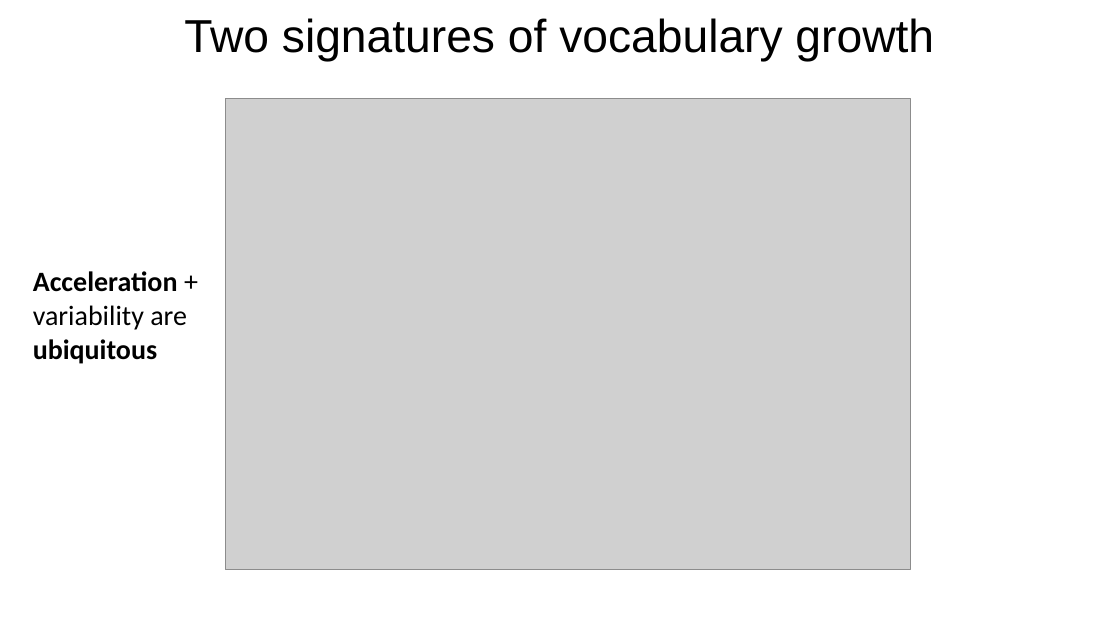
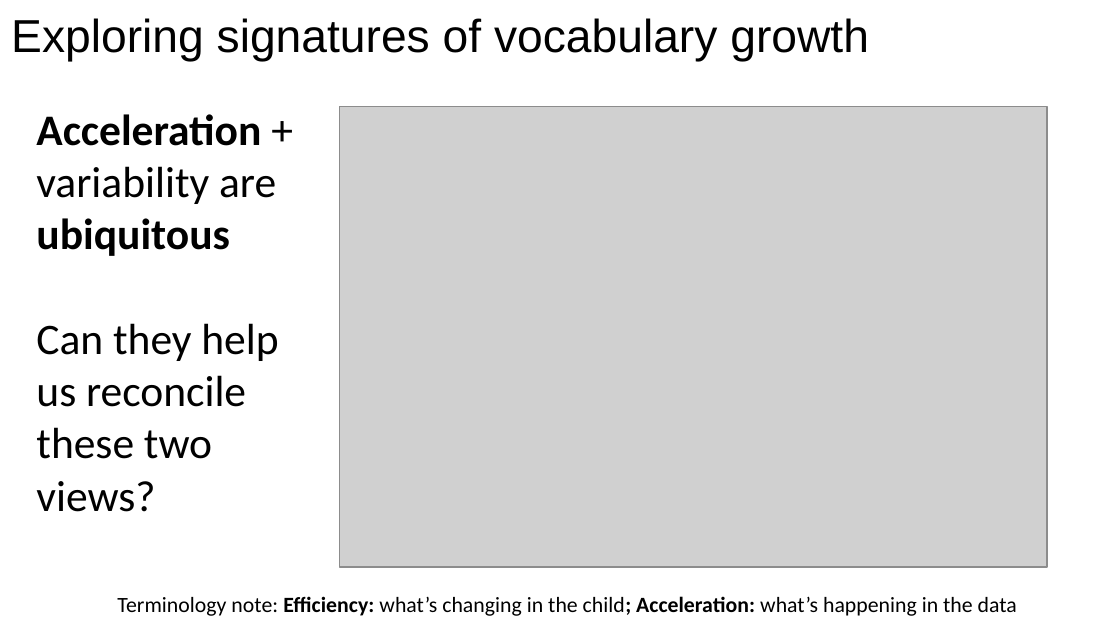
Before and after one commit to langcog/standard-model-2, a slide deck: slide 4 of outputs/slides/standard_model_pptx.pptx. Drawn at 1120x630 pixels with LibreOffice and Linux fonts; fonts in the diff are those of the drawing; grey boxes stand for pictures. Boxes give left, top, right and bottom in pixels: in the first picture for what was removed or moved away, otherwise in the second. Text is boxed around its words. In the diff, an @@ line names an element or a change of style, - is before the commit and + after.

```diff
--- a/outputs/slides/standard_model_pptx.pptx
+++ b/outputs/slides/standard_model_pptx.pptx
@@ title at (x1=11, y1=18, x2=869, y2=61): text changed @@
-Two signatures of vocabulary growth
+Exploring signatures of vocabulary growth
@@ text "Acceleration + variability are ubiquitous" moved from (x1=33, y1=271, x2=187, y2=364) to (x1=36, y1=114, x2=278, y2=512) @@
@@ text at (x1=36, y1=114, x2=276, y2=256): size 18 to 28 pt in "Acceleration + variability are ubiquitous" @@
@@ picture resized from (x1=225, y1=99, x2=909, y2=570) to (x1=339, y1=106, x2=1047, y2=567) @@
@@ text at (x1=36, y1=323, x2=278, y2=512): paragraph added @@
+Can they help us reconcile these two views?
@@ text added at (x1=117, y1=596, x2=1017, y2=616), 14 pt, text #000000 @@
+Terminology note: Efficiency: what’s changing in the child; Acceleration: what’s happening in the data
```
Also in this commit, not shown: 29 other slides changed, 24 slides added, 11 slides removed, 3 other files.
